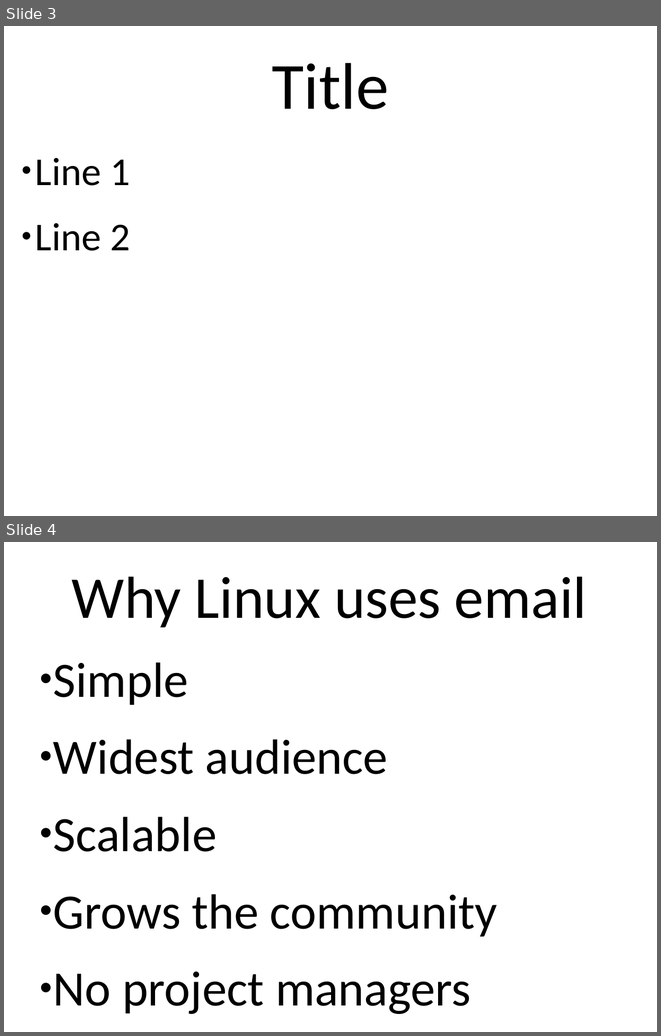
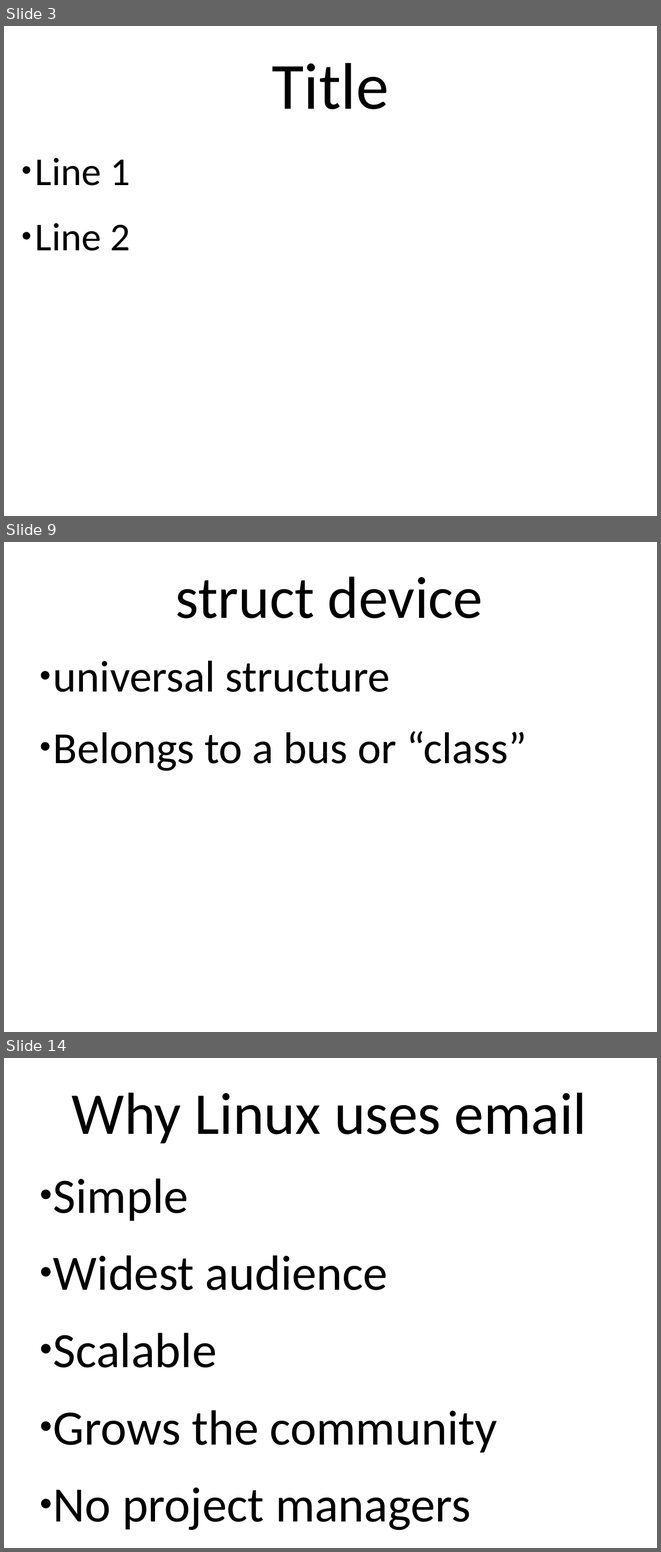
Before and after one commit to gregkh/presentation-driver-model, a slide deck: driver-model.odp. Shown one above the other, each under a label of ours: slides 3 and 4 before the commit, slides 3, 9 and 14 after it; the slides between them are not shown. The pictures are 661x1036 and 661x1552 pixels, drawn with LibreOffice and Linux fonts; fonts in the diff are those of the drawing. Boxes give left, top, right and bottom in pixels: in the first picture for what was removed or moved away, otherwise in the second. Text is boxed around its words. In the diff, an @@ line names an element or a change of style, - is before the commit and + after.

```diff
--- a/driver-model.odp
+++ b/driver-model.odp
@@ slide 9 added at (4,542,657,1032), background #FFFFFF @@
@@ text added at (176,576,483,618), 72 pt, text #000000 @@
+struct device
@@ text added at (53,660,527,771), 54 pt, text #000000 @@
+● universal structure
+● Belongs to a bus or “class”
@@ what was slide 4 is now slide 14 @@
```
Also in this commit, not shown: 9 other slides added.
